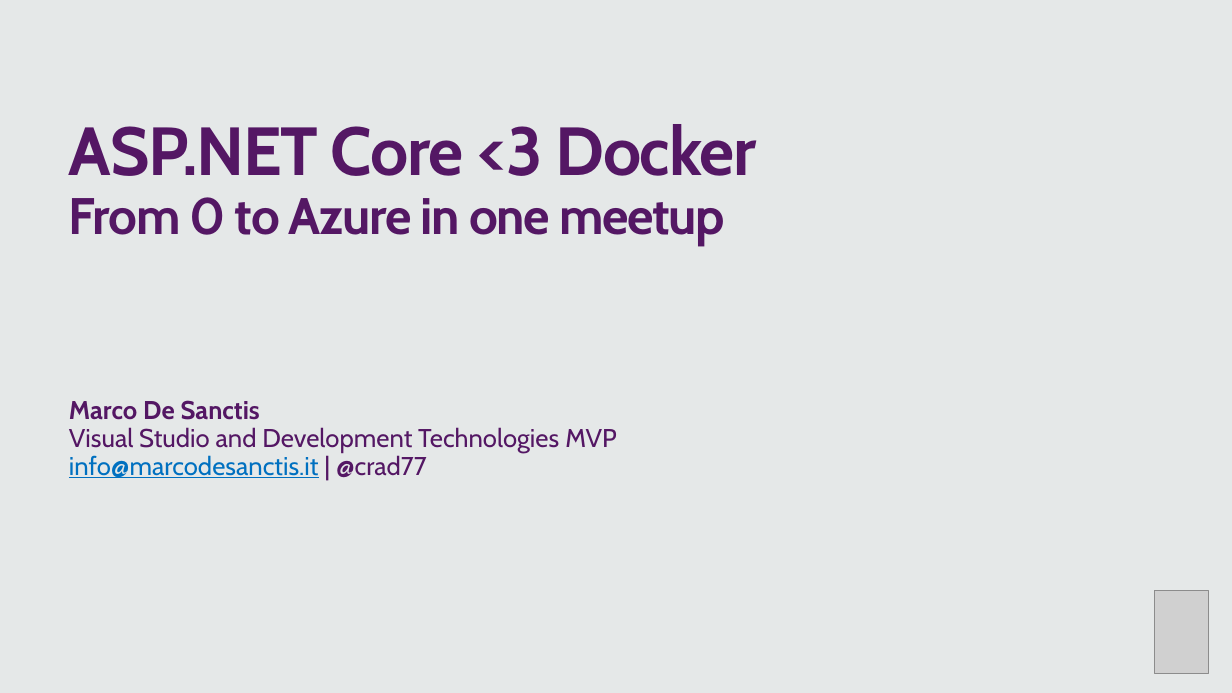
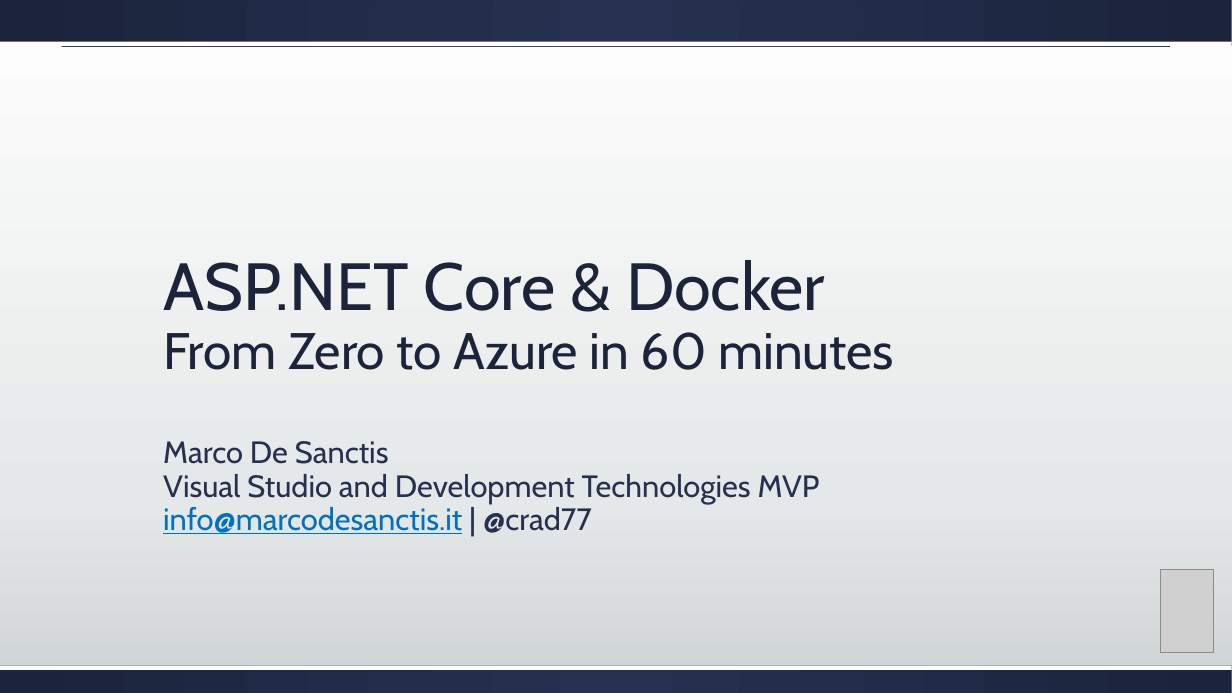
Before and after one commit to cradle77/DockerGettingStarted, a slide deck: slide 1 of slides.pptx. Drawn at 1232x693 pixels with LibreOffice and Linux fonts; fonts in the diff are those of the drawing; grey boxes stand for pictures. Boxes give left, top, right and bottom in pixels: in the first picture for what was removed or moved away, otherwise in the second. Text is boxed around its words. In the diff, an @@ line names an element or a change of style, - is before the commit and + after.

```diff
--- a/slides.pptx
+++ b/slides.pptx
@@ background #E5E8E8 to gradient #FFFFFF to #E5E8E8 to #CDD2D2 @@
@@ rectangle added at box(0, 0, 1232, 46), fill gradient #263050 to #1D243C @@
@@ rectangle added at box(0, 42, 1232, 46), fill #FFFFFF @@
@@ title "ASP.NET Core & Docker From ..." at box(163, 260, 894, 370): vertical alignment top to bottom @@
@@ title at box(163, 260, 894, 370): text changed; text colour #541764 to #1D243C; bold off @@
-ASP.NET Core <3 Docker
-From 0 to Azure in one meetup
+ASP.NET Core & Docker
+From Zero to Azure in 60 minutes
@@ text "Marco De Sanctis": place and size @@
-text "Marco De Sanctis" at box(69, 400, 617, 478)
+text "Marco De Sanctis" at box(163, 441, 820, 534)
@@ text "Marco De Sanctis" at box(163, 441, 820, 534): size 20 to 24 pt; text colour #541764 to #263050 in "Marco De Sanctis", "Visual Studio and Development Technologies MVP", "| @crad77"; bold off in "Marco De Sanctis" @@
@@ picture: place and size @@
-picture at box(1155, 591, 1209, 674)
+picture at box(1161, 570, 1214, 653)
@@ rectangle added at box(0, 665, 1232, 693), fill gradient #263050 to #1D243C @@
@@ rectangle added at box(0, 665, 1232, 670), fill #FFFFFF @@
```
Also in this commit, not shown: 8 other slides changed, 3 slides added, 2 slides removed, 31 other files.
